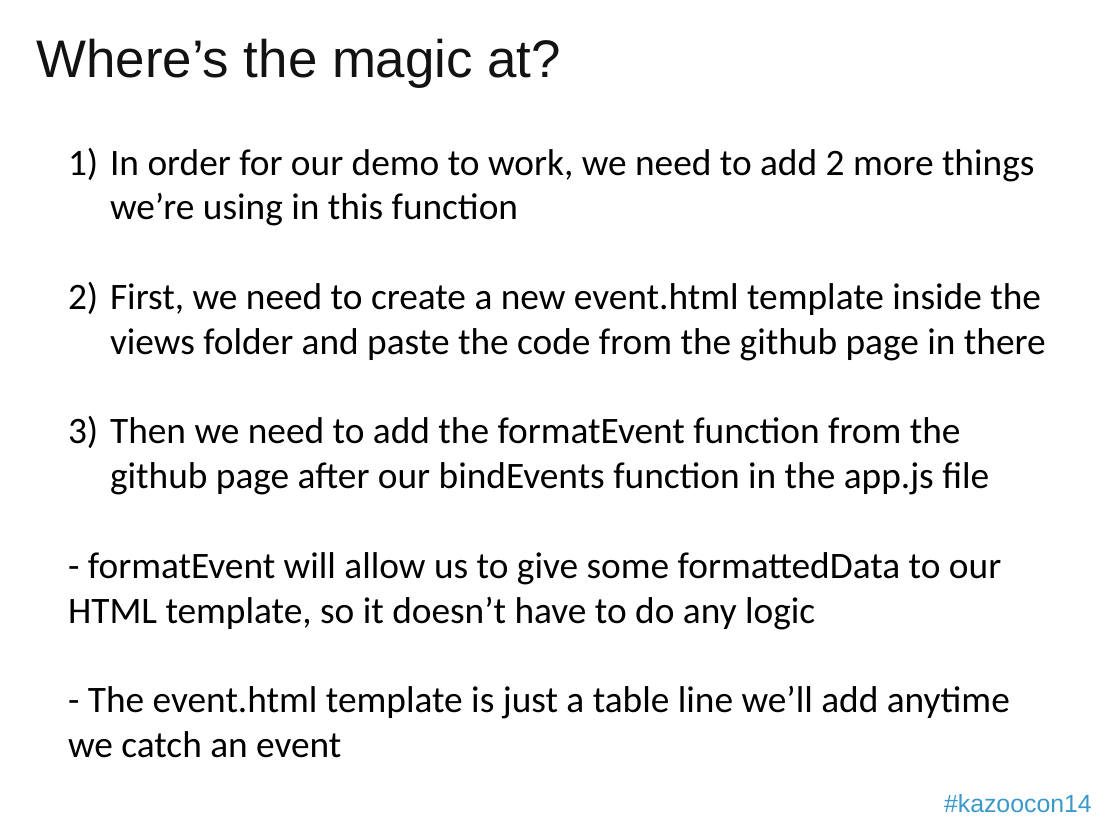
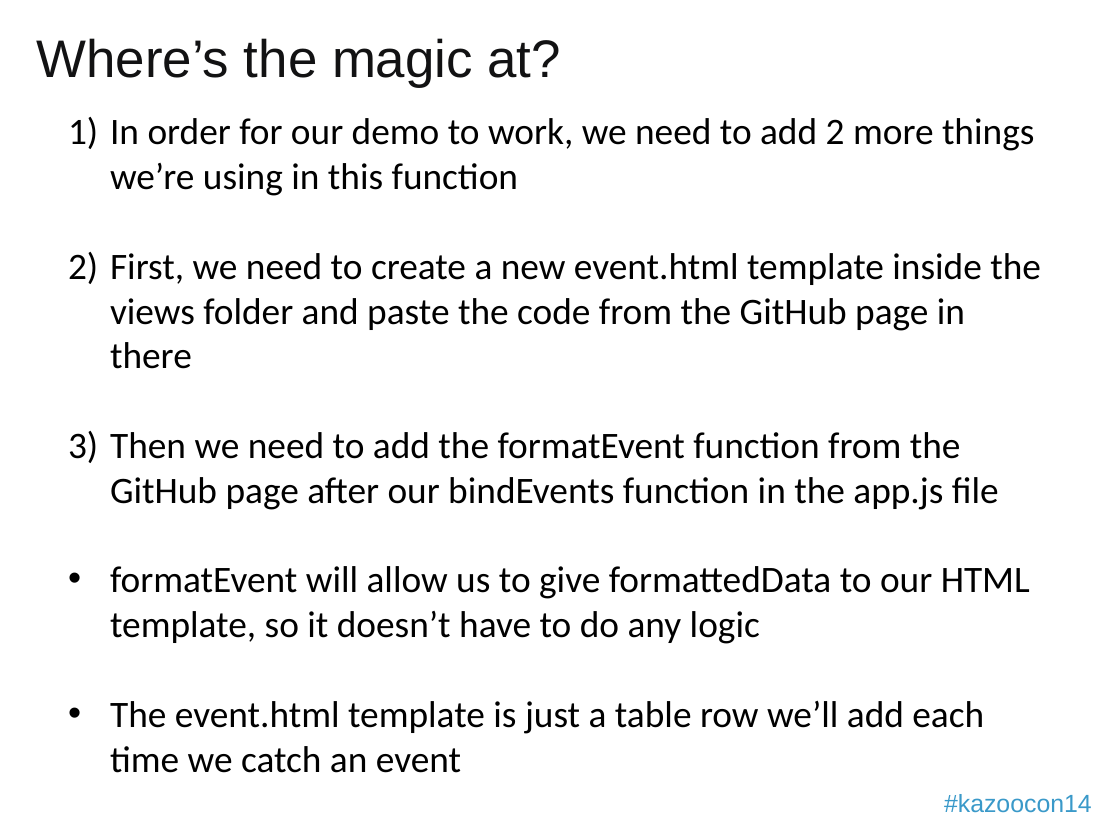
Before and after one commit to 2600hz/monster-ui, a slide deck: slide 15 of apps/demo_done/presentation.pptx. Drawn at 1120x840 pixels with LibreOffice and Linux fonts; fonts in the diff are those of the drawing; background and template pictures are left out. Boxes give left, top, right and bottom in pixels: in the first picture for what was removed or moved away, otherwise in the second. Text is boxed around its words. In the diff, an @@ line names an element or a change of style, - is before the commit and + after.

```diff
--- a/apps/demo_done/presentation.pptx
+++ b/apps/demo_done/presentation.pptx
@@ text "In order for our demo ...": place and size @@
-text "In order for our demo ..." at [68, 149, 1046, 758]
+text "In order for our demo ..." at [110, 118, 1041, 773]
@@ text at [110, 253, 1041, 773]: text changed @@
-2) First, we need to create a new event.html template inside the views folder and paste the code from the github page in there
-3) Then we need to add the formatEvent function from the github page after our bindEvents function in the app.js file
-- formatEvent will allow us to give some formattedData to our HTML template, so it doesn’t have to do any logic
-- The event.html template is just a table line we’ll add anytime we catch an event
+2) First, we need to create a new event.html template inside the views folder and paste the code from the GitHub page in there
+3) Then we need to add the formatEvent function from the GitHub page after our bindEvents function in the app.js file
+• formatEvent will allow us to give formattedData to our HTML template, so it doesn’t have to do any logic
+• The event.html template is just a table row we’ll add each time we catch an event
```
Also in this commit, not shown: 4 other slides changed.
